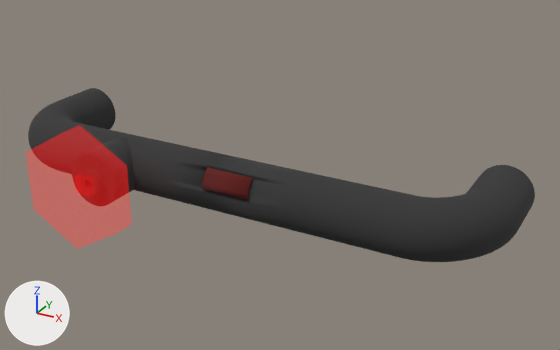
Before and after pictures for a commit that changed the FBX model unity_project/Paper Box/Assets/Models/Machines/Pipe.fbx.
Before and after are seen from a 50 mm lens placed at (2.389, -2.483, 1.121), pointed at (1.167, -0.261, 0.01). The lights are fixed; the arrows at lower left show +X, +Y and +Z. Where no turn or scale is listed for an object, it has been applied to the vertices.

Objects in the first picture: 'Door', 'InteractableUse', 'Pipe', 'ValveSlot'.
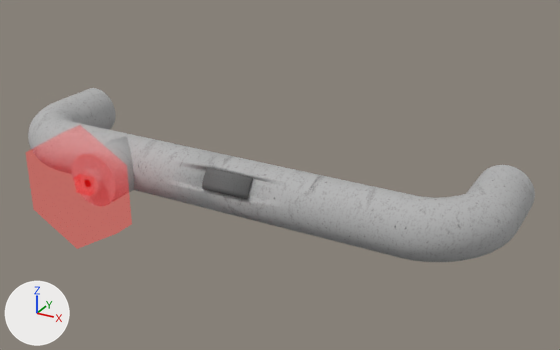
Location of each change, (x1, y1, x2, y2) in pixels of the pictures (560 x 350 px):
'Pipe', recoloured (black to grey): (28, 88, 535, 262) in both
'Door', recoloured (red to grey): (202, 167, 253, 199) in both
'ValveSlot', recoloured (black to grey): (103, 136, 134, 192) in both

Patch to the scene script:
```diff
--- a/unity_project/Paper Box/Assets/Models/Machines/Pipe.fbx.py
+++ b/unity_project/Paper Box/Assets/Models/Machines/Pipe.fbx.py
@@ img_paper_gray_png @@
+img_paper_gray_png = load_image('paper_gray.png', '../../Textures/Box/PapersV2/paper_gray.png', 1000, 1000, 'sRGB')
@@ img_paper_dark_png @@
+img_paper_dark_png = load_image('paper_dark.png', '../../Textures/Box/PapersV2/paper_dark.png', 1000, 1000, 'sRGB')
@@ mat_paper @@
+mat_paper = principled_material('Paper')
+mat_paper.texture = img_paper_gray_png
+mat_paper.roughness = 1.0
@@ mat_darkness @@
+mat_darkness = principled_material('Darkness')
+mat_darkness.base_color = (0.0031, 0.0031, 0.0031)  # black #0a0a0a
+mat_darkness.roughness = 1.0
@@ mat_paperdark @@
+mat_paperdark = principled_material('PaperDark')
+mat_paperdark.texture = img_paper_dark_png
+mat_paperdark.roughness = 1.0
@@ me_beziercurve_001 @@
 me_beziercurve_001.from_pydata(...)  # 2340 vertices, 2336 faces; spans x -1.0..1.0, y -0.5..0.0, z -0.1..0.1
-me_beziercurve_001.materials.append(mat_metal)  # black #353535
-me_beziercurve_001.materials.append(mat_black)  # black #000000
+me_beziercurve_001.materials.append(mat_paper)  # picture img_paper_gray_png
+me_beziercurve_001.materials.append(mat_darkness)  # black #0a0a0a
@@ me_cylinder_001 @@
 me_cylinder_001.from_pydata(...)  # 192 vertices, 162 faces; spans x -0.1..0.1, y -0.23..0.0, z -0.1..0.1
-me_cylinder_001.materials.append(mat_metal)  # black #353535
-me_cylinder_001.materials.append(mat_black)  # black #000000
+me_cylinder_001.materials.append(mat_paper)  # picture img_paper_gray_png
+me_cylinder_001.materials.append(mat_darkness)  # black #0a0a0a
@@ me_beziercurve_002 @@
 me_beziercurve_002.from_pydata(...)  # 20 vertices, 12 faces; spans x 0.0..0.177, y -0.108..-0.062, z 0.017..0.084
-me_beziercurve_002.materials.append(mat_accentred)  # dark red #5f1713
+me_beziercurve_002.materials.append(mat_paperdark)  # picture img_paper_dark_png
```
